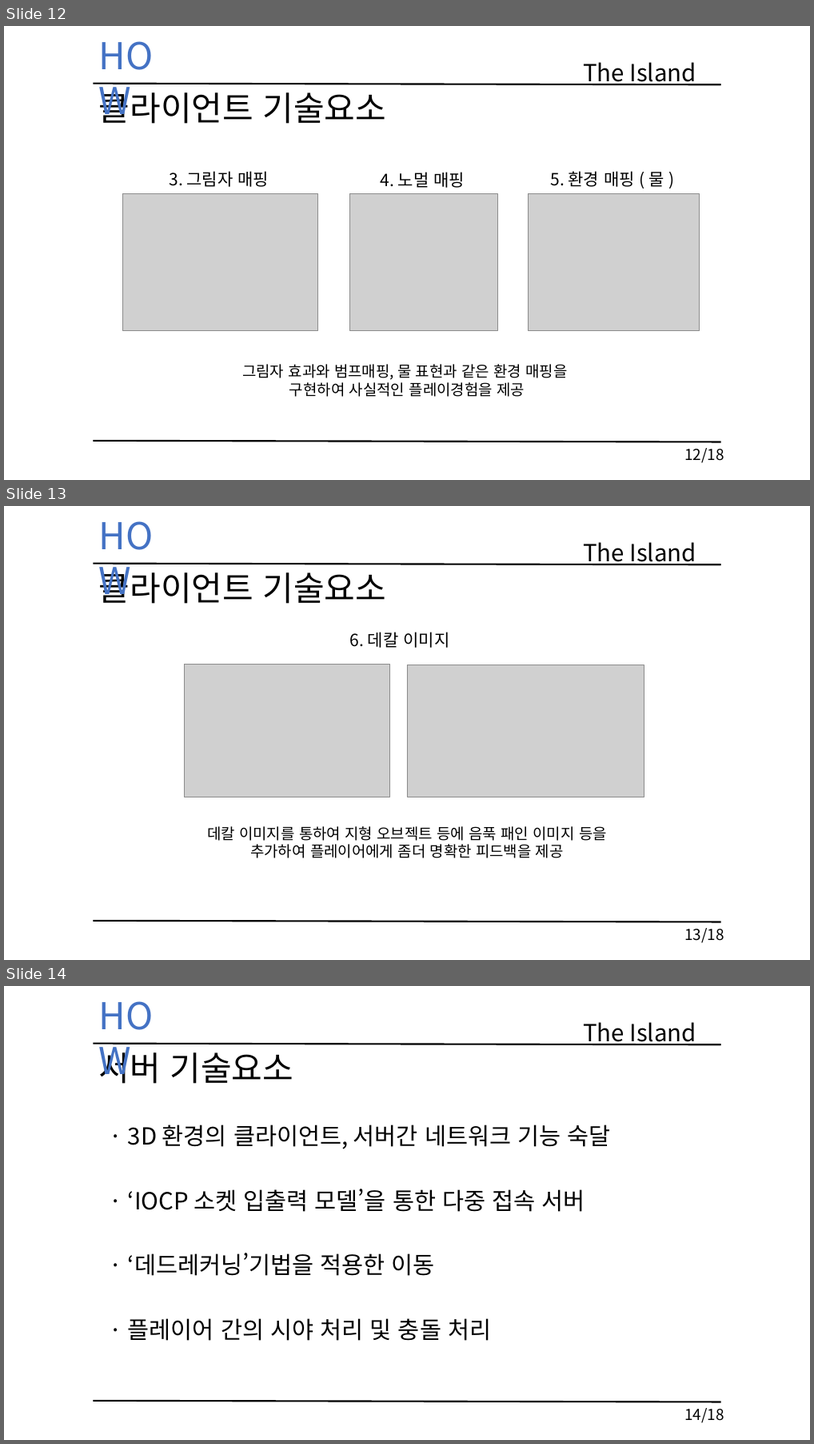
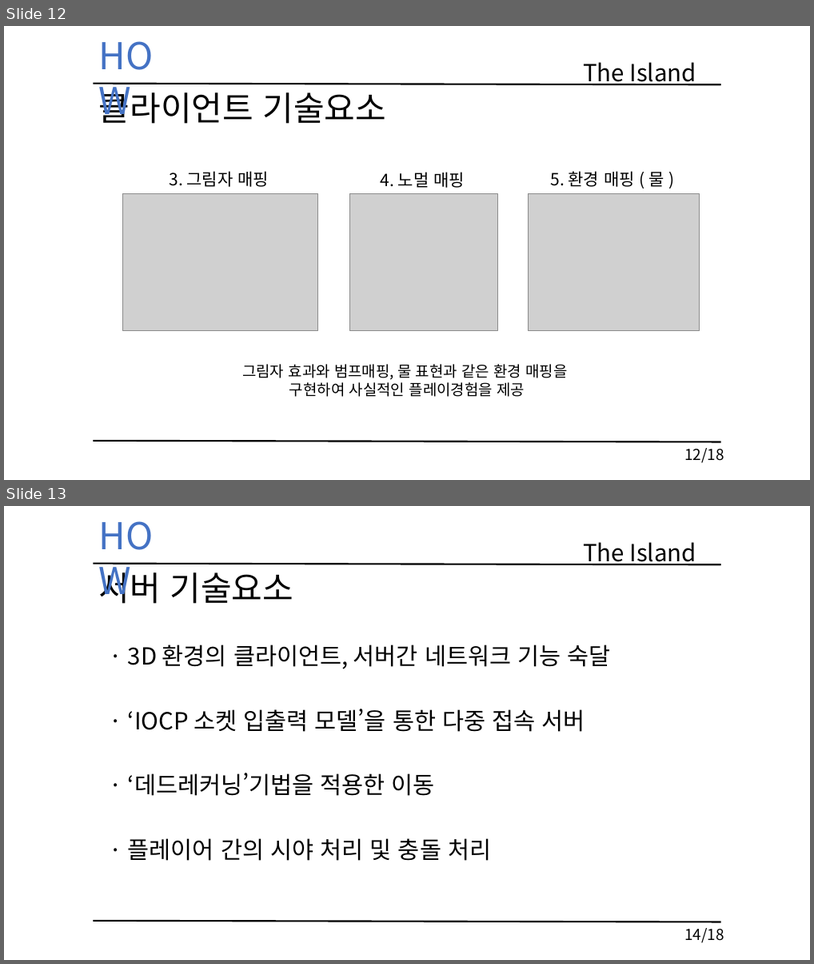
Before and after one commit to KimHaYoon/SickPerson, a slide deck: 문서/졸업작품 게임 기획서 초안 (김하윤 이동규 이득유).pptx. Shown one above the other, each under a label of ours: slides 12, 13 and 14 before the commit, slides 12 and 13 after it. The pictures are 814x1444 and 814x964 pixels, drawn with LibreOffice and Linux fonts; fonts in the diff are those of the drawing; grey boxes stand for pictures. Boxes give left, top, right and bottom in pixels: in the first picture for what was removed or moved away, otherwise in the second. Text is boxed around its words. In the diff, an @@ line names an element or a change of style, - is before the commit and + after.

```diff
--- a/문서/졸업작품 게임 기획서 초안 (김하윤 이동규 이득유).pptx
+++ b/문서/졸업작품 게임 기획서 초안 (김하윤 이동규 이득유).pptx
@@ slide 13 removed at [4, 506, 810, 960], background #FFFFFF @@
@@ text removed at [93, 510, 184, 560] @@
-HOW
@@ text removed at [583, 542, 697, 566] @@
-The Island
@@ line removed from (93, 564) to (722, 564) @@
@@ text removed at [99, 567, 386, 604] @@
-클라이언트 기술요소
@@ text removed at [350, 632, 450, 648] @@
-6. 데칼 이미지
@@ picture removed at [185, 664, 390, 797] @@
@@ picture removed at [407, 664, 645, 796] @@
@@ text removed at [207, 826, 607, 858] @@
-데칼 이미지를 통하여 지형 오브젝트 등에 음푹 패인 이미지 등을
-추가하여 플레이어에게 좀더 명확한 피드백을 제공
@@ line removed from (93, 920) to (722, 922) @@
@@ text removed at [685, 928, 724, 943] @@
-13/18
@@ what was slide 14 is now slide 13 @@
```
Also in this commit, not shown: 2 slides changed.
